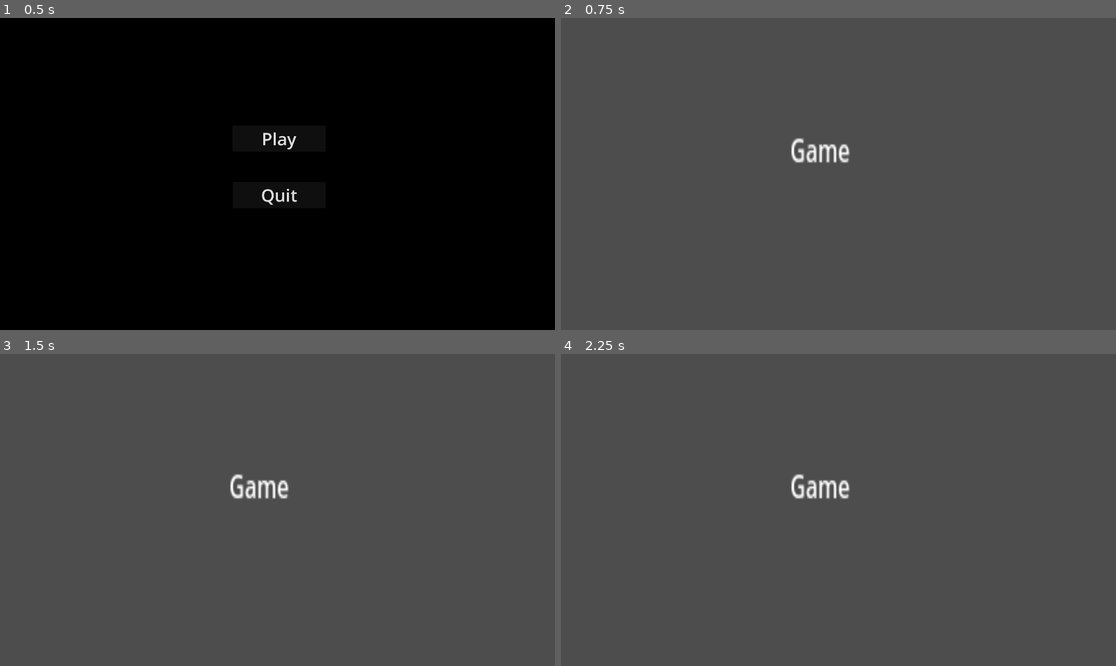
Above: before the commit, frames 1-4 (two rows, left to right).
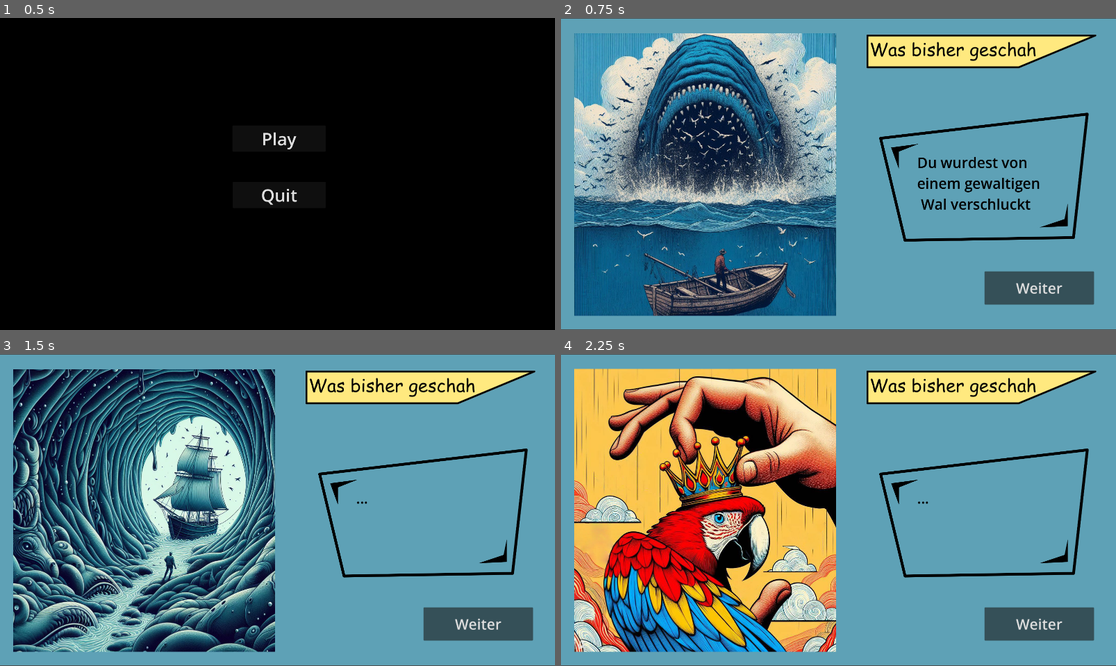
Above: after the commit, the same moments.

Repository: Patch4Code/TheWhaleTale
Game: Godot game, scene res://Scenes/MainMenu.tscn
Same seed, same stepped clock (60 frames per second), same inputs: the game is played once before the commit and once after it. Before the commit the project starts from res://Scripts/MainMenu.tscn. Video files are missing from this copy of the repository; at most half a second of black plays in their place.
Inputs (mouse positions are in pixels of both pictures, inside the frame that each line leads up to):
- Up to frame 1 (0.5 s): no input
- Up to frame 2 (0.75 s): click "Play" at 0.5 s
- Up to frame 3 (1.5 s): click (477, 625) at 1.25 s, where only the run after the commit has a clickable "Weiter"
- Up to frame 4 (2.25 s): click (1038, 625) at 2 s, where only the run after the commit has a clickable "Weiter"

Frame 1 is identical in both runs. In frame 2, 96% of the frame differs, in the area x 0-100%, y 0-100%; in frame 3, 97%; in frame 4, 97%.

Commit message:
recap scene added

Diff:
--- a/Scenes/Game.tscn
+++ b/Scenes/Game.tscn
@@ -3,10 +3,10 @@
 [node name="Node2D" type="Node2D"]
 
 [node name="Label" type="Label" parent="."]
-offset_left = 793.0
-offset_top = 377.0
-offset_right = 839.0
-offset_bottom = 400.0
-scale = Vector2(4.54613, 6.79406)
+offset_left = 760.0
+offset_top = 410.0
+offset_right = 806.0
+offset_bottom = 433.0
+scale = Vector2(8.84161, 9.38393)
 text = "Game
 "
--- a/Scripts/MainMenu.tscn
+++ b/Scenes/MainMenu.tscn
@@ -1,13 +1,13 @@
 [gd_scene load_steps=4 format=3 uid="uid://dslcp0l81tdok"]
 
-[ext_resource type="Script" path="res://Scenes/MainMenu.gd" id="1_yy4aw"]
-[ext_resource type="VideoStream" path="res://Video/WhaleTaleExpanded3_animation.ogv" id="2_7cmyu"]
+[ext_resource type="Script" path="res://Scripts/MainMenu.gd" id="1_nfkup"]
+[ext_resource type="VideoStream" path="res://Video/WhaleTaleExpanded3_animation.ogv" id="2_xn0lw"]
 
 [sub_resource type="StyleBoxFlat" id="StyleBoxFlat_h5d02"]
 bg_color = Color(0.0313726, 0.0509804, 0.211765, 1)
 
 [node name="MainMenu" type="Node2D"]
-script = ExtResource("1_yy4aw")
+script = ExtResource("1_nfkup")
 
 [node name="Panel" type="Panel" parent="."]
 visible = false
--- /dev/null
+++ b/Scenes/Recap.tscn
@@ -0,0 +1,205 @@
+[gd_scene load_steps=10 format=3 uid="uid://dhes3oyduxs6t"]
+
+[ext_resource type="Script" path="res://Scripts/Recap.gd" id="1_fbum5"]
+[ext_resource type="Texture2D" uid="uid://dg1382flwro8" path="res://Images/textrahmen.png" id="1_rvuo7"]
+[ext_resource type="Texture2D" uid="uid://kxgp8oen8br6" path="res://Images/verschluckt.jpeg" id="1_ymdfc"]
+[ext_resource type="Texture2D" uid="uid://etfxii4lxer1" path="res://Images/wasbeshergeschah.png" id="2_o1bj5"]
+[ext_resource type="Texture2D" uid="uid://dg03tvwukdne5" path="res://Images/ship-edit.jpg" id="3_dh54v"]
+[ext_resource type="Texture2D" uid="uid://ck07qf133284s" path="res://Images/papagei-edit.jpg" id="4_4g5a0"]
+[ext_resource type="Texture2D" uid="uid://dpiwwxlk8j66s" path="res://Images/FreedFromHandcuffs-edit.jpg" id="5_2xrji"]
+[ext_resource type="Texture2D" uid="uid://hetl1mk52t4v" path="res://Images/WhaleMap.jpg" id="6_2tosc"]
+
+[sub_resource type="StyleBoxFlat" id="StyleBoxFlat_ydbb5"]
+bg_color = Color(0.368627, 0.631373, 0.713726, 1)
+
+[node name="Node2D" type="Node2D"]
+script = ExtResource("1_fbum5")
+
+[node name="Panel" type="Panel" parent="."]
+offset_left = -1.0
+offset_top = 2.0
+offset_right = 1921.0
+offset_bottom = 1078.0
+theme_override_styles/panel = SubResource("StyleBoxFlat_ydbb5")
+
+[node name="verschluckt" type="Control" parent="."]
+layout_mode = 3
+anchors_preset = 0
+offset_right = 40.0
+offset_bottom = 40.0
+
+[node name="Label" type="Label" parent="verschluckt"]
+layout_mode = 2
+offset_left = 1232.0
+offset_top = 465.0
+offset_right = 1722.0
+offset_bottom = 678.0
+theme_override_colors/font_color = Color(0, 0, 0, 1)
+theme_override_font_sizes/font_size = 50
+text = "Du wurdest von
+einem gewaltigen
+ Wal verschluckt"
+
+[node name="Textrahmen" type="Sprite2D" parent="verschluckt"]
+position = Vector2(1463, 551)
+scale = Vector2(0.63375, 0.63375)
+texture = ExtResource("1_rvuo7")
+
+[node name="Verschluckt" type="Sprite2D" parent="verschluckt"]
+position = Vector2(498, 542)
+scale = Vector2(0.883789, 0.955128)
+texture = ExtResource("1_ymdfc")
+
+[node name="Button1" type="Button" parent="verschluckt"]
+offset_left = 1465.0
+offset_top = 877.0
+offset_right = 1844.0
+offset_bottom = 992.0
+theme_override_font_sizes/font_size = 50
+text = "Weiter"
+
+[node name="Schiff" type="Control" parent="."]
+visible = false
+layout_mode = 3
+anchors_preset = 0
+offset_right = 40.0
+offset_bottom = 40.0
+
+[node name="Ship-edit" type="Sprite2D" parent="Schiff"]
+position = Vector2(498.25, 541.75)
+scale = Vector2(0.884277, 0.955566)
+texture = ExtResource("3_dh54v")
+
+[node name="Label" type="Label" parent="Schiff"]
+offset_left = 1232.25
+offset_top = 464.25
+offset_right = 1722.25
+offset_bottom = 677.25
+theme_override_colors/font_color = Color(0, 0, 0, 1)
+theme_override_font_sizes/font_size = 50
+text = "..."
+
+[node name="Textrahmen" type="Sprite2D" parent="Schiff"]
+position = Vector2(1463.25, 550.25)
+scale = Vector2(0.63375, 0.63375)
+texture = ExtResource("1_rvuo7")
+
+[node name="Button2" type="Button" parent="Schiff"]
+offset_left = 1465.0
+offset_top = 877.0
+offset_right = 1844.0
+offset_bottom = 992.0
+theme_override_font_sizes/font_size = 50
+text = "Weiter"
+
+[node name="Papagei" type="Control" parent="."]
+visible = false
+layout_mode = 3
+anchors_preset = 0
+offset_right = 40.0
+offset_bottom = 40.0
+
+[node name="Label" type="Label" parent="Papagei"]
+offset_left = 1232.25
+offset_top = 464.25
+offset_right = 1722.25
+offset_bottom = 677.25
+theme_override_colors/font_color = Color(0, 0, 0, 1)
+theme_override_font_sizes/font_size = 50
+text = "..."
+
+[node name="Textrahmen" type="Sprite2D" parent="Papagei"]
+position = Vector2(1463.25, 550.25)
+scale = Vector2(0.63375, 0.63375)
+texture = ExtResource("1_rvuo7")
+
+[node name="Papagei-edit" type="Sprite2D" parent="Papagei"]
+position = Vector2(498.5, 541.5)
+scale = Vector2(0.883789, 0.956055)
+texture = ExtResource("4_4g5a0")
+
+[node name="Button3" type="Button" parent="Papagei"]
+offset_left = 1465.0
+offset_top = 877.0
+offset_right = 1844.0
+offset_bottom = 992.0
+theme_override_font_sizes/font_size = 50
+text = "Weiter"
+
+[node name="befreit" type="Control" parent="."]
+visible = false
+layout_mode = 3
+anchors_preset = 0
+offset_right = 40.0
+offset_bottom = 40.0
+
+[node name="Label" type="Label" parent="befreit"]
+offset_left = 1232.25
+offset_top = 464.25
+offset_right = 1722.25
+offset_bottom = 677.25
+theme_override_colors/font_color = Color(0, 0, 0, 1)
+theme_override_font_sizes/font_size = 50
+text = "..."
+
+[node name="Textrahmen" type="Sprite2D" parent="befreit"]
+position = Vector2(1463.25, 550.25)
+scale = Vector2(0.63375, 0.63375)
+texture = ExtResource("1_rvuo7")
+
+[node name="FreedFromHandcuffs-edit" type="Sprite2D" parent="befreit"]
+position = Vector2(499, 542)
+scale = Vector2(0.882813, 0.957031)
+texture = ExtResource("5_2xrji")
+
+[node name="Button4" type="Button" parent="befreit"]
+offset_left = 1465.0
+offset_top = 877.0
+offset_right = 1844.0
+offset_bottom = 992.0
+theme_override_font_sizes/font_size = 50
+text = "Weiter"
+
+[node name="Karte" type="Control" parent="."]
+visible = false
+layout_mode = 3
+anchors_preset = 0
+offset_right = 40.0
+offset_bottom = 40.0
+
+[node name="Label" type="Label" parent="Karte"]
+offset_left = 1232.25
+offset_top = 464.25
+offset_right = 1722.25
+offset_bottom = 677.25
+theme_override_colors/font_color = Color(0, 0, 0, 1)
+theme_override_font_sizes/font_size = 50
+text = "..."
+
+[node name="Textrahmen" type="Sprite2D" parent="Karte"]
+position = Vector2(1463.25, 550.25)
+scale = Vector2(0.63375, 0.63375)
+texture = ExtResource("1_rvuo7")
+
+[node name="WhaleMap" type="Sprite2D" parent="Karte"]
+position = Vector2(499.75, 542.032)
+scale = Vector2(0.881348, 0.957094)
+texture = ExtResource("6_2tosc")
+
+[node name="Button5" type="Button" parent="Karte"]
+offset_left = 1465.0
+offset_top = 877.0
+offset_right = 1844.0
+offset_bottom = 992.0
+theme_override_font_sizes/font_size = 50
+text = "Weiter"
+
+[node name="Wasbeshergeschah" type="Sprite2D" parent="."]
+position = Vector2(1453, 114)
+texture = ExtResource("2_o1bj5")
+
+[connection signal="pressed" from="verschluckt/Button1" to="." method="_on_button_1_pressed"]
+[connection signal="pressed" from="Schiff/Button2" to="." method="_on_button_2_pressed"]
+[connection signal="pressed" from="Papagei/Button3" to="." method="_on_button_3_pressed"]
+[connection signal="pressed" from="befreit/Button4" to="." method="_on_button_4_pressed"]
+[connection signal="pressed" from="Karte/Button5" to="." method="_on_button_5_pressed"]
--- a/Scenes/MainMenu.gd
+++ b/Scripts/MainMenu.gd
@@ -4,4 +4,4 @@
 	get_tree().quit()
 
 func _on_play_pressed():
-	get_tree().change_scene_to_file("res://Scenes/Game.tscn")
+	get_tree().change_scene_to_file("res://Scenes/Recap.tscn")
--- /dev/null
+++ b/Scripts/Recap.gd
@@ -0,0 +1,21 @@
+extends Node2D
+
+func _on_button_1_pressed():
+	$verschluckt.visible = false
+	$Schiff.visible = true
+
+func _on_button_2_pressed():
+	$Schiff.visible = false
+	$Papagei.visible = true
+
+func _on_button_3_pressed():
+	$Papagei.visible = false
+	$befreit.visible = true
+
+func _on_button_4_pressed():
+	$befreit.visible = false
+	$Karte.visible = true
+
+func _on_button_5_pressed():
+	$Karte.visible = false
+	get_tree().change_scene_to_file("res://Scenes/Game.tscn")
--- a/project.godot
+++ b/project.godot
@@ -11,7 +11,7 @@
 [application]
 
 config/name="The Whale Tale"
-run/main_scene="res://Scripts/MainMenu.tscn"
+run/main_scene="res://Scenes/MainMenu.tscn"
 config/features=PackedStringArray("4.2", "Mobile")
 config/icon="res://icon.svg"
 
@@ -19,7 +19,7 @@
 
 window/size/viewport_width=1920
 window/size/viewport_height=1080
-window/size/mode=3
+window/size/mode=2
 
 [rendering]
 
Binary file added: Images/FreedFromHandcuffs-edit.jpg
Not shown, added: Images/FreedFromHandcuffs-edit.jpg.import
Binary file added: Images/WhaleMap.jpg
Not shown, added: Images/WhaleMap.jpg.import
Binary file added: Images/papagei-edit.jpg
Not shown, added: Images/papagei-edit.jpg.import
Binary file added: Images/ship-edit.jpg
Not shown, added: Images/ship-edit.jpg.import
Binary file added: Images/textrahmen.png
Not shown, added: Images/textrahmen.png.import
Binary file added: Images/verschluckt.jpeg
Not shown, added: Images/verschluckt.jpeg.import
(and 3 more such lines)
